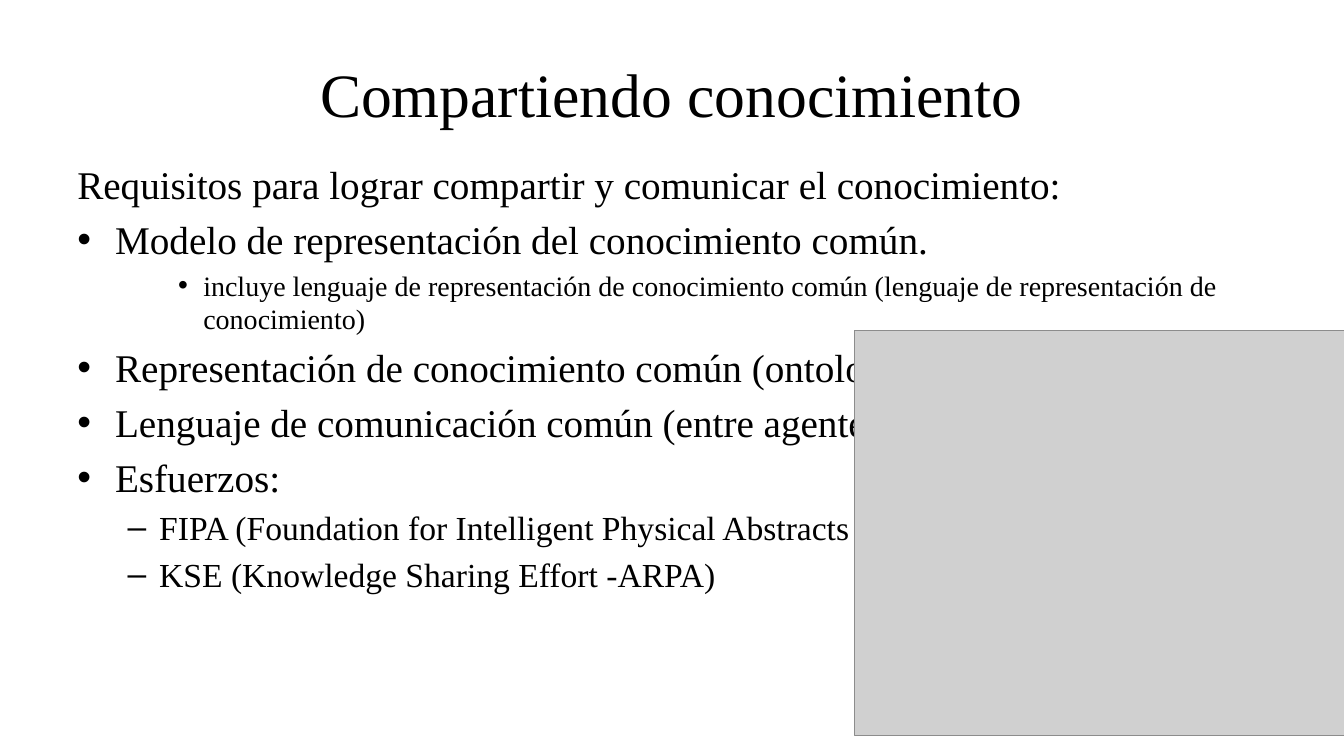
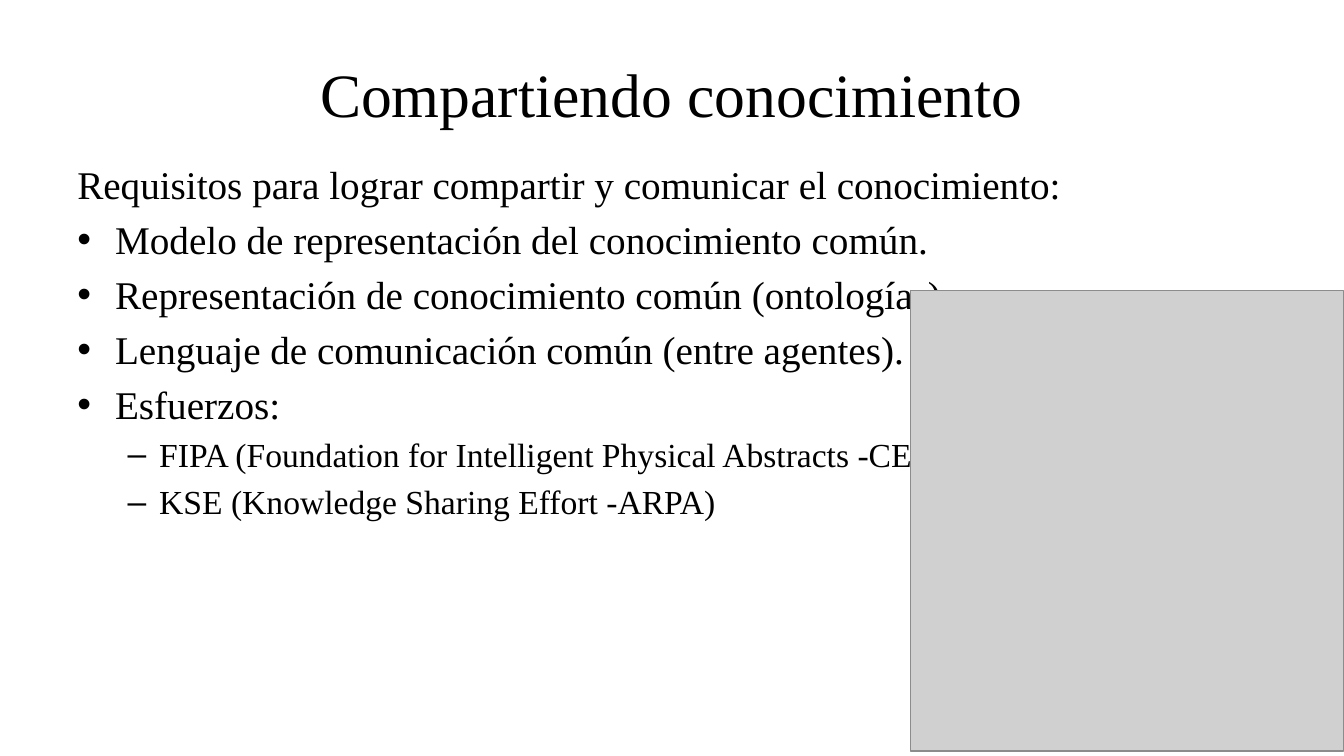
Before and after one commit to fsancho/Modelado-Analisis-Complejidad, a slide deck: slide 21 of Bloque II. SMA/II.1. Sistemas Multiagente.pptx. Drawn at 1344x756 pixels with LibreOffice and Linux fonts; fonts in the diff are those of the drawing; grey boxes stand for pictures. Boxes give left, top, right and bottom in pixels: in the first picture for what was removed or moved away, otherwise in the second. Text is boxed around its words. In the diff, an @@ line names an element or a change of style, - is before the commit and + after.

```diff
--- a/Bloque II. SMA/II.1. Sistemas Multiagente.pptx
+++ b/Bloque II. SMA/II.1. Sistemas Multiagente.pptx
@@ text at [203,276,1216,335]: paragraph removed @@
-    • incluye lenguaje de representación de conocimiento común (lenguaje de representación de conocimiento)
@@ picture: place and size @@
-picture at [855,331,1344,736]
+picture at [910,290,1344,751]
```
Also in this commit, not shown: 8 other slides changed.
